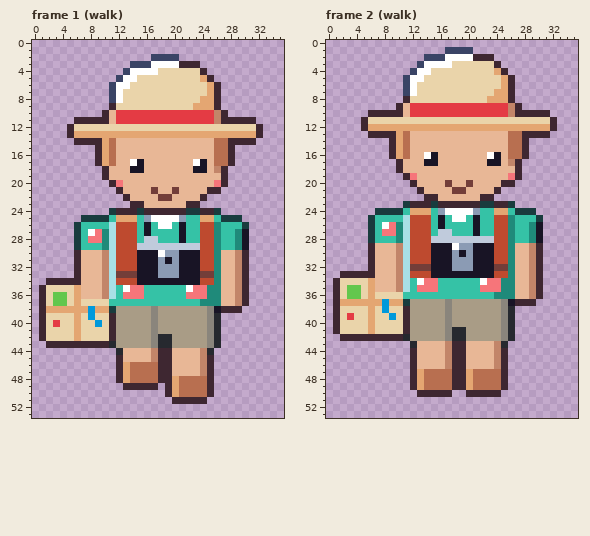
One commit to this pixel-art file: art/hood-people/tourist@75.aseprite. Above is the file before it was changed.
36x54 pixels, 6 frames. Shown: frame 1 (walk), frame 2 (walk). The commit also changed other frames, which this record leaves out.
The same view after the edit:
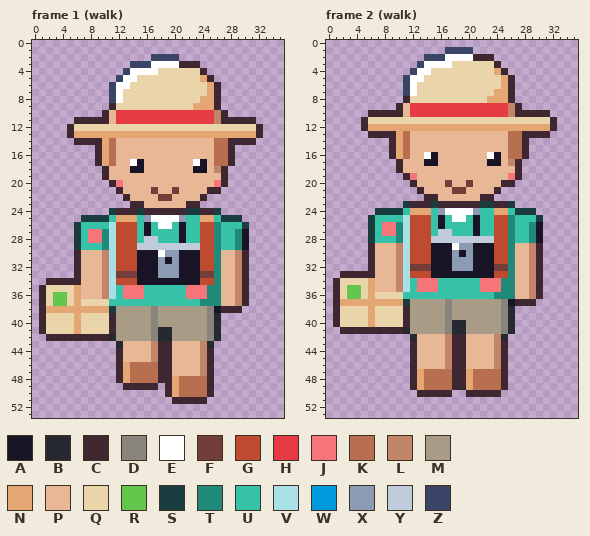
Palette (. is transparent): A #181425  B #26292f  C #3e2731  D #8a857c  E #ffffff  F #733e39  G #be4a2f  H #e43b44  J #f6757a  K #b86f50  L #c28569  M #a99c86  N #e4a672  P #e8b796  Q #ead4aa  R #63c74d  S #193c3e  T #1f8a7a  U #35c2a6  V #a8e0e6  W #0099db  X #8b9bb4  Y #c0cbdc  Z #3a4466
Edits made:
--- frame 1 (walk)
@@ x 6..10 @@
 26 SUUUU
-27 SUEJT
+27 SUJJT
 28 SUJJT
@@ x 0..35 @@
 34 ..CCCCCPPPLVGGGAAAAAAAAAGGTPPLC.....
-35 .CQQQQNPPPLVUEJJUUUUUUEJJTTPPLC.....
+35 .CQQQQNPPPLVUJJJUUUUUUJJJTTPPLC.....
 36 .CQRRQNPPPLVUJJJUUUUUUJJJTTPPLC.....
 37 .CQRRQNQQQQUUUUUUUUUUUUUTTTPPLC.....
-38 .CNNNNNNWNNSMMMMMDMMMMMMMDACCC......
-39 .CQQQQNQWQQCMMMMMDMMMMMMMDB.........
-40 .CQHQQNQQWQCMMMMMDMMMMMMMDB.........
-41 .CQQQQNQQQQCMMMMMDMMMMMMMDB.........
-42 .CQQQQNQQQQCMMMMMDBBMMMMMDB.........
-43 ..CCCCCCCCCBMMMMMDBBMMMMMDB.........
-44 ............BPPPPLCCPPPPLB..........
+38 .CNNNNNNNNNSMMMMMDMMMMMMMDACCC......
+39 .CQQQQNQQQQCMMMMMDMMMMMMMDB.........
+40 .CQQQQNQQQQCMMMMMDMMMMMMMDB.........
+41 .CQQQQNQQQQCMMMMMDBBMMMMMDB.........
+42 ..CCCCCCCCCBMMMMMDBBMMMMMDB.........
+43 ............BPPPPLCCPPPPLB..........
+44 ............CPPPPLCCPPPPLC..........
 45 ............CPPPPLCCPPPPLC..........
--- frame 2 (walk)
@@ x 6..10 @@
 25 SUUUU
-26 SUEJT
+26 SUJJT
 27 SUJJT
@@ x 0..35 @@
 33 ..CCCCCPPPLVGGGAAAAAAAAAGGTPPLC.....
-34 .CQQQQNPPPLVUEJJUUUUUUEJJTTPPLC.....
+34 .CQQQQNPPPLVUJJJUUUUUUJJJTTPPLC.....
 35 .CQRRQNPPPLVUJJJUUUUUUJJJTTPPLC.....
 36 .CQRRQNQQQQUUUUUUUUUUUUUTTTPPLC.....
-37 .CNNNNNNWNNSMMMMMDMMMMMMMDACCC......
-38 .CQQQQNQWQQCMMMMMDMMMMMMMDB.........
-39 .CQHQQNQQWQCMMMMMDMMMMMMMDB.........
-40 .CQQQQNQQQQCMMMMMDMMMMMMMDB.........
-41 .CQQQQNQQQQCMMMMMDBBMMMMMDB.........
-42 ..CCCCCCCCCBMMMMMDBBMMMMMDB.........
-43 ............BPPPPLCCPPPPLB..........
+37 .CNNNNNNNNNSMMMMMDMMMMMMMDACCC......
+38 .CQQQQNQQQQCMMMMMDMMMMMMMDB.........
+39 .CQQQQNQQQQCMMMMMDMMMMMMMDB.........
+40 .CQQQQNQQQQCMMMMMDBBMMMMMDB.........
+41 ..CCCCCCCCCBMMMMMDBBMMMMMDB.........
+42 ............BPPPPLCCPPPPLB..........
+43 ............CPPPPLCCPPPPLC..........
 44 ............CPPPPLCCPPPPLC..........
Pixel boxes of the changes (left, top, right, bottom) in both pictures:
changed: (88, 229, 95, 236)
changed: (123, 285, 130, 292)
changed: (186, 285, 193, 292)
changed: (39, 306, 221, 355)
changed: (382, 222, 389, 229)
changed: (417, 278, 424, 285)
changed: (480, 278, 487, 285)
changed: (333, 299, 515, 348)
